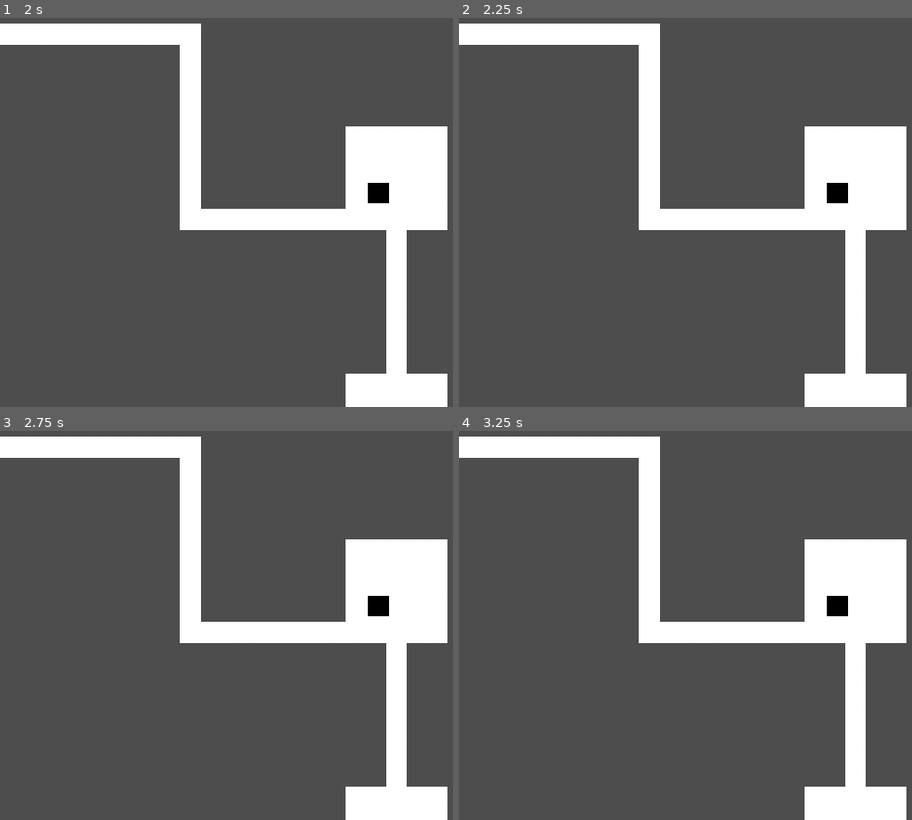
Above: before the commit, frames 1-4 (two rows, left to right).
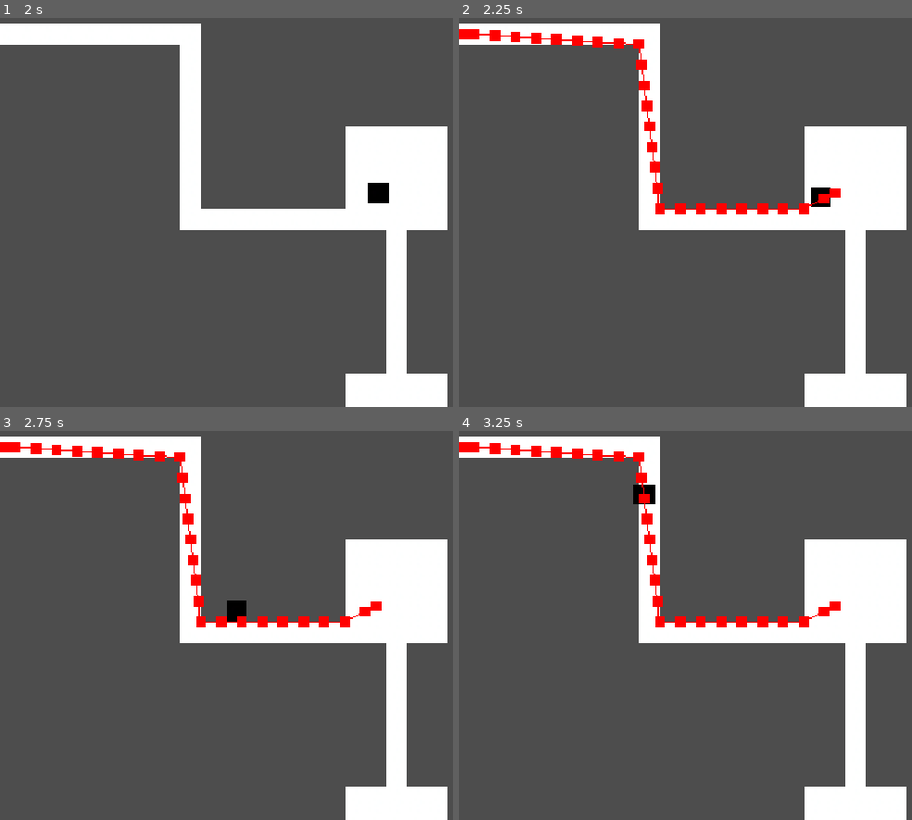
Above: after the commit, the same moments.

Repository: WittySmirk/wardenonholiday
Game: Godot game, scene res://map.tscn
Same seed, same stepped clock (60 frames per second), same inputs: the game is played once before the commit and once after it.
Inputs (mouse positions are in pixels of both pictures, inside the frame that each line leads up to):
- Up to frame 1 (2 s): tap Enter at 0.5 s; move the mouse to (380, 193) at 0.52 s; click (380, 193) at 0.67 s; tap Space at 1.25 s; click (380, 193) at 1.42 s
- Up to frame 2 (2.25 s): tap Enter at 2 s; move the mouse to (463, 33) at 2.02 s; click (463, 33) at 2.17 s
- Up to frame 3 (2.75 s): no input
- Up to frame 4 (3.25 s): move the mouse to (794, 695) at 2.77 s; click (794, 695) at 2.92 s

Frame 1 is identical in both runs. In frame 2, 2.2% of the frame differs, in the area x 0-86%, y 2-51%; in frame 3, 2.2%; in frame 4, 2.2%.

Commit message:
pathfinding complete

Diff:
--- a/game_state.gd
+++ b/game_state.gd
@@ -1,11 +1,17 @@
 extends Node
 
+var selected_guard: Gaurd = null
 
-# Called when the node enters the scene tree for the first time.
-func _ready() -> void:
-	pass # Replace with function body.
-
-
-# Called every frame. 'delta' is the elapsed time since the previous frame.
-func _process(delta: float) -> void:
-	pass
+func set_selected_target(target: Vector2):
+	if selected_guard != null:
+		selected_guard.set_movement_target(target)
+		print("set target:", target)
+#
+## Called when the node enters the scene tree for the first time.
+#func _ready() -> void:
+	#pass # Replace with function body.
+#
+#
+## Called every frame. 'delta' is the elapsed time since the previous frame.
+#func _process(delta: float) -> void:
+	#pass
--- /dev/null
+++ b/guard.gd
@@ -0,0 +1,37 @@
+extends CharacterBody2D
+class_name Gaurd
+
+var target: Vector2
+var movement_delta: float
+@export var movement_speed: float = 100.0
+@export var nav_agent : NavigationAgent2D
+
+func _ready() -> void:
+	nav_agent.velocity_computed.connect(Callable(_on_velocity_computed))
+
+func set_movement_target(movement_target: Vector2):
+	nav_agent.set_target_position(movement_target)
+
+func _physics_process(delta: float) -> void:
+	# Do not query when the map has never synchronized and is empty.
+	if NavigationServer2D.map_get_iteration_id(nav_agent.get_navigation_map()) == 0:
+		return
+	if nav_agent.is_navigation_finished():
+		return
+
+	movement_delta = movement_speed * delta
+	var next_path_position: Vector2 = nav_agent.get_next_path_position()
+	var new_velocity: Vector2 = global_position.direction_to(next_path_position) * movement_delta
+	if nav_agent.avoidance_enabled:
+		nav_agent.set_velocity(new_velocity)
+	else:
+		_on_velocity_computed(new_velocity)
+
+func _on_velocity_computed(safe_velocity: Vector2) -> void:
+	global_position = global_position.move_toward(global_position + safe_velocity, movement_delta)
+
+func _on_area_2d_input_event(viewport: Node, event: InputEvent, shape_idx: int) -> void:
+	if event is InputEventMouseButton and event.pressed:
+		if event.button_index == MOUSE_BUTTON_LEFT:
+			GameState.selected_guard = self
+			print("guard clicked")
--- /dev/null
+++ b/guard.tscn
@@ -0,0 +1,40 @@
+[gd_scene format=3 uid="uid://bgaivag0km53a"]
+
+[ext_resource type="Script" uid="uid://do4y3v23d2u5o" path="res://guard.gd" id="1_dk1vv"]
+[ext_resource type="Texture2D" uid="uid://i5ba5f2kuc8w" path="res://black_square.png" id="2_dk1vv"]
+
+[sub_resource type="RectangleShape2D" id="RectangleShape2D_51px8"]
+size = Vector2(8, 8)
+
+[sub_resource type="GDScript" id="GDScript_14olt"]
+script/source = "extends Area2D
+"
+
+[sub_resource type="RectangleShape2D" id="RectangleShape2D_ujqdw"]
+size = Vector2(8, 8)
+
+[node name="guard" type="CharacterBody2D" unique_id=1635901800 node_paths=PackedStringArray("nav_agent")]
+script = ExtResource("1_dk1vv")
+nav_agent = NodePath("NavigationAgent2D")
+
+[node name="NavigationAgent2D" type="NavigationAgent2D" parent="." unique_id=585143583]
+debug_enabled = true
+
+[node name="Sprite2D" type="Sprite2D" parent="." unique_id=1577002716]
+position = Vector2(1, 0)
+texture = ExtResource("2_dk1vv")
+
+[node name="CollisionShape2D" type="CollisionShape2D" parent="." unique_id=235998446]
+position = Vector2(1, 0)
+shape = SubResource("RectangleShape2D_51px8")
+
+[node name="Area2D" type="Area2D" parent="." unique_id=580569208]
+script = SubResource("GDScript_14olt")
+
+[node name="CollisionShape2D" type="CollisionShape2D" parent="Area2D" unique_id=2078153663]
+position = Vector2(1, 0)
+shape = SubResource("RectangleShape2D_ujqdw")
+
+[connection signal="input_event" from="." to="." method="_on_input_event"]
+[connection signal="velocity_computed" from="NavigationAgent2D" to="." method="_on_navigation_agent_2d_velocity_computed"]
+[connection signal="input_event" from="Area2D" to="." method="_on_area_2d_input_event"]
--- /dev/null
+++ b/inmate.tscn
@@ -0,0 +1,3 @@
+[gd_scene format=3 uid="uid://bgu1vgta1djtq"]
+
+[node name="inmate" type="CharacterBody2D" unique_id=348266310]
--- a/map.tscn
+++ b/map.tscn
@@ -1,7 +1,7 @@
 [gd_scene format=4 uid="uid://1nhxait0s5b0"]
 
 [ext_resource type="Texture2D" uid="uid://bgur05tbmvvc8" path="res://pixilart-drawing.png" id="1_wijl4"]
-[ext_resource type="PackedScene" uid="uid://bgaivag0km53a" path="res://gaurd.tscn" id="2_e0an3"]
+[ext_resource type="PackedScene" uid="uid://bgaivag0km53a" path="res://guard.tscn" id="2_e0an3"]
 [ext_resource type="PackedScene" uid="uid://krut1eodpew1" path="res://move_target.tscn" id="3_e0an3"]
 
 [sub_resource type="GDScript" id="GDScript_e0an3"]
@@ -195,3 +195,6 @@
 
 [node name="move_target" parent="." unique_id=1799719153 instance=ExtResource("3_e0an3")]
 position = Vector2(4, 12)
+
+[node name="move_target2" parent="." unique_id=1227734488 instance=ExtResource("3_e0an3")]
+position = Vector2(155, 139)
--- a/move_target.gd
+++ b/move_target.gd
@@ -3,4 +3,5 @@
 func _on_area_2d_input_event(viewport: Node, event: InputEvent, shape_idx: int) -> void:
 	if event is InputEventMouseButton and event.pressed:
 		if event.button_index == MOUSE_BUTTON_LEFT:
+			GameState.set_selected_target(self.global_position)
 			print("target clicked")
Not shown, added: guard.gd.uid
